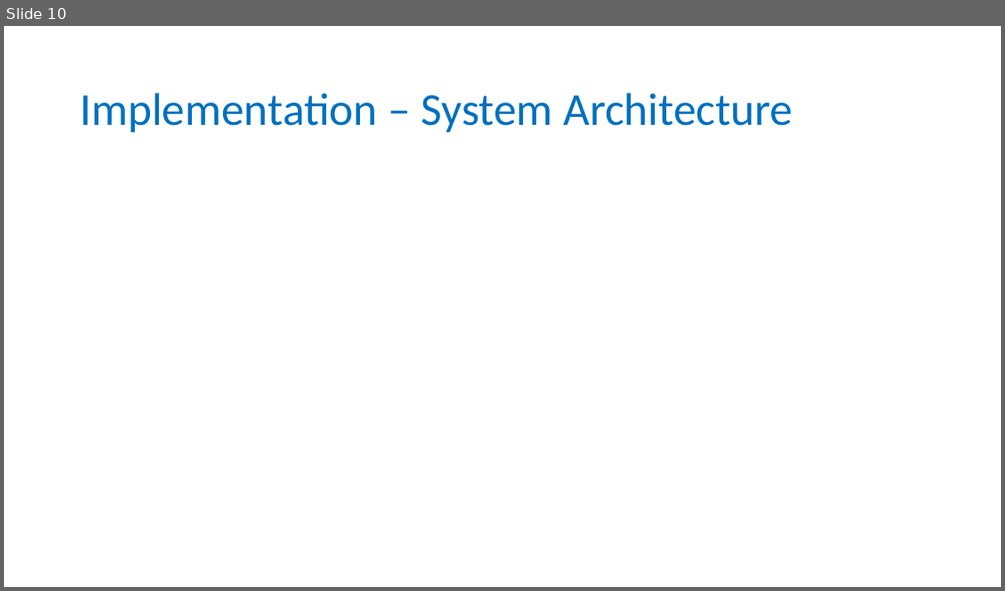
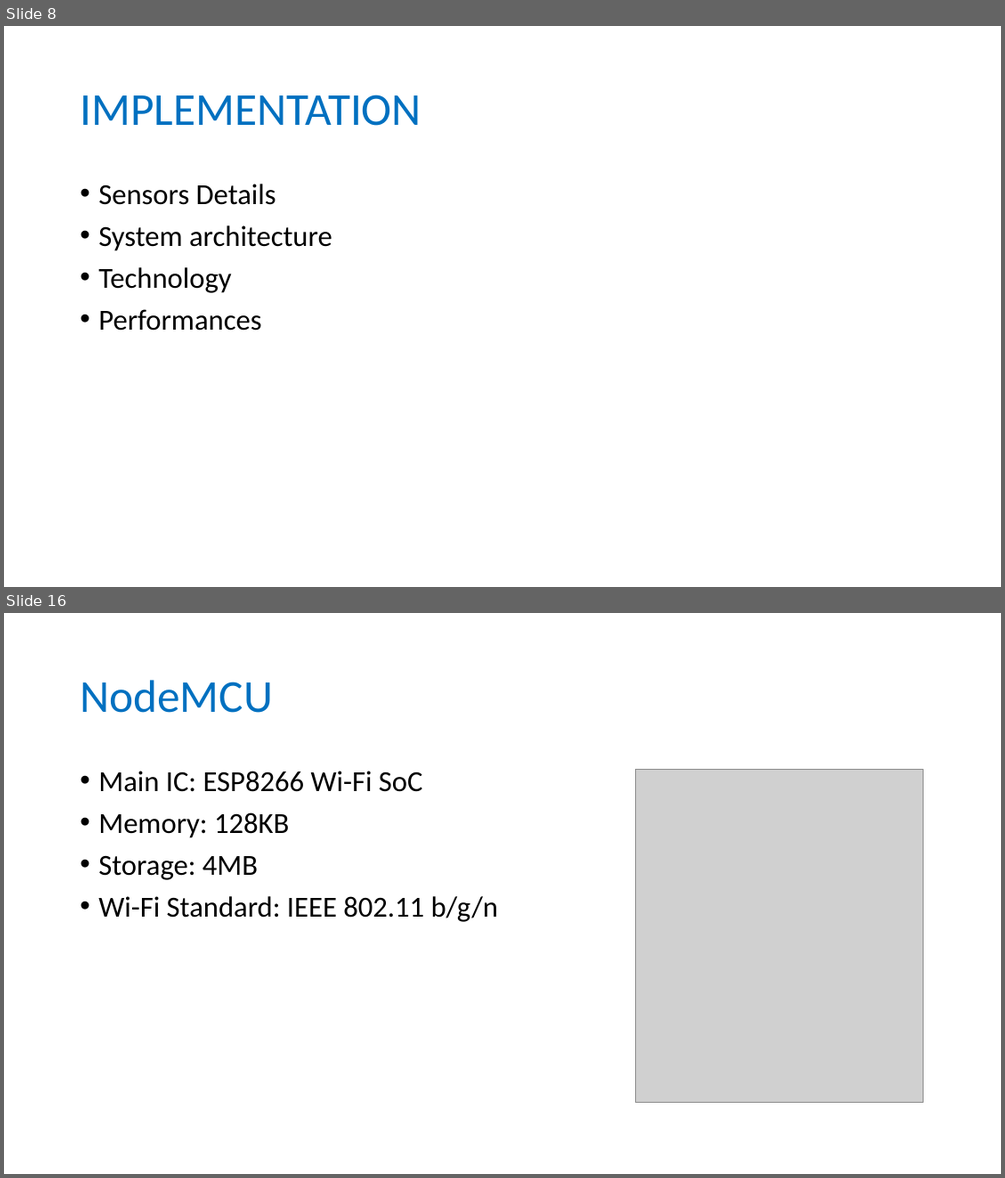
Before and after one commit to longhoang0304/DCDCS_Documentation, a slide deck: Final-Presentation.pptx. Shown one above the other, each under a label of ours: slide 10 before the commit, slides 8 and 16 after it; the slides between them are not shown. The pictures are 1005x591 and 1005x1178 pixels, drawn with LibreOffice and Linux fonts; fonts in the diff are those of the drawing; grey boxes stand for pictures. Boxes give left, top, right and bottom in pixels: in the first picture for what was removed or moved away, otherwise in the second. Text is boxed around its words. In the diff, an @@ line names an element or a change of style, - is before the commit and + after.

```diff
--- a/Final-Presentation.pptx
+++ b/Final-Presentation.pptx
@@ slide 16 added at [4, 613, 1001, 1174], background #FFFFFF @@
@@ title added at [80, 680, 273, 713], 44 pt, text #0070C0 @@
+NodeMCU
@@ text added at [98, 771, 498, 922], 28 pt, text #000000 @@
+• Main IC: ESP8266 Wi-Fi SoC
+• Memory: 128KB
+• Storage: 4MB
+• Wi-Fi Standard: IEEE 802.11 b/g/n
@@ picture added at [635, 770, 923, 1102] @@
@@ what was slide 10 is now slide 8 @@
@@ slide 8 changed as well @@
@@ title at [80, 95, 421, 126]: text changed @@
-Implementation – System Architecture
+IMPLEMENTATION
@@ text added at [98, 184, 332, 330], 28 pt, text #000000 @@
+• Sensors Details
+• System architecture
+• Technology
+• Performances
```
Also in this commit, not shown: 4 other slides changed, 30 other slides added, 9 slides removed, 2 other files.
